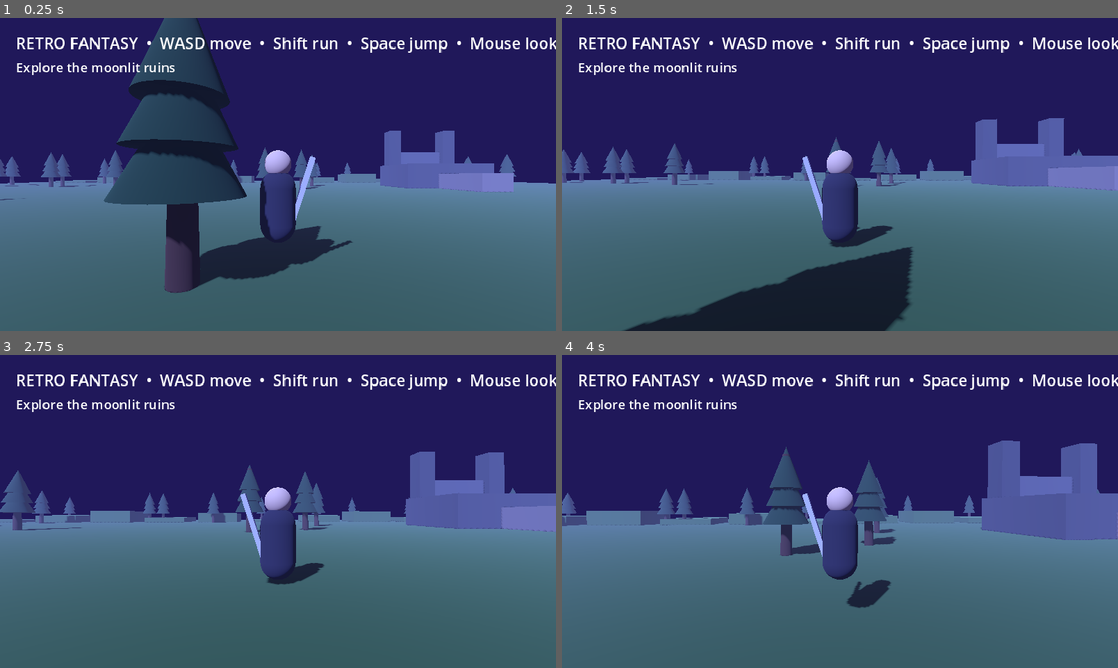
Above: before the commit, frames 1-4 (two rows, left to right).
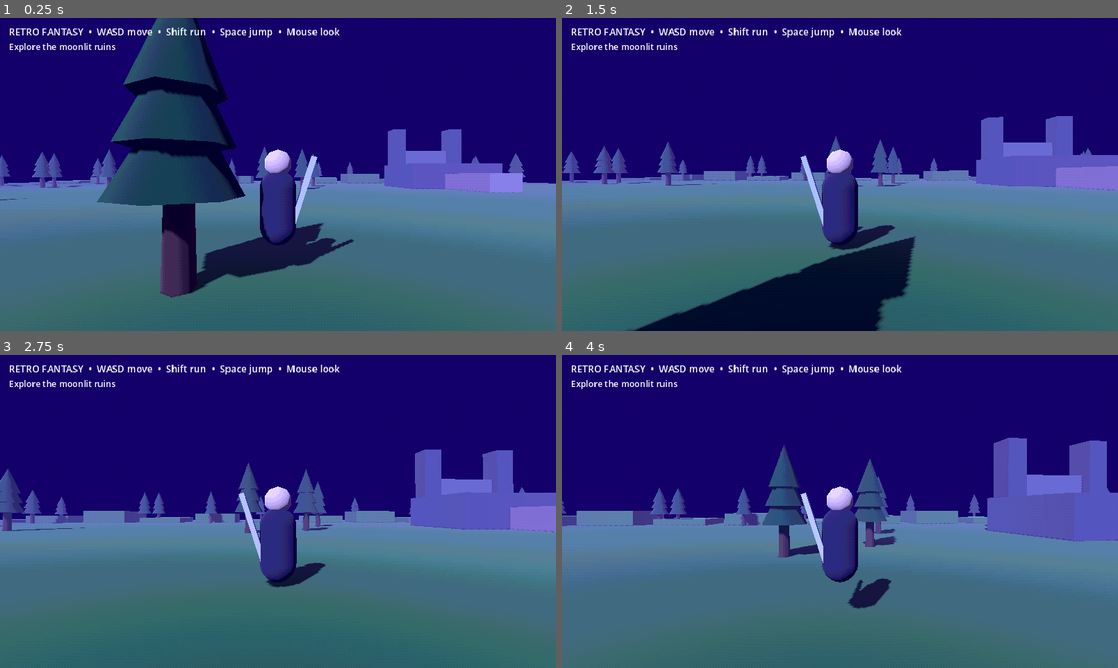
Above: after the commit, the same moments.

Repository: jasonjllind-cpu/aispel
Game: Godot game, scene res://main.tscn
Same seed, same stepped clock (60 frames per second), same inputs: the game is played once before the commit and once after it.
Inputs (mouse positions are in pixels of both pictures, inside the frame that each line leads up to):
- Up to frame 1 (0.25 s): no input
- Up to frame 2 (1.5 s): move the mouse to (867, 174) at 0.52 s; hold W (move_forward) from 0.53 s (still down); tap Space (jump) at 0.6, 0.77, 1.07 s; move the mouse to (812, 174) at 1.27 s; tap Shift (sprint) at 1.35 s
- Up to frame 3 (2.75 s): keep holding W (move_forward); tap Space (jump) at 1.52, 1.55, 1.82, 2.1 s; move the mouse to (289, 505) at 2.02 s
- Up to frame 4 (4 s): keep holding W (move_forward); move the mouse to (834, 517) at 2.77 s; tap Shift (sprint) at 2.85 s; tap Space (jump) at 3.02, 3.05, 3.32, 3.6, 3.77 s; move the mouse to (878, 514) at 3.52 s

The runs differ from the first frame. In frame 1, 13% of the frame differs, in the area x 0-100%, y 0-90%; in frame 2, 16%, in the area x 0-100%, y 0-100%; in frame 3, 13%; in frame 4, 14%.

Commit message:
0.02 apply retro palette lighting low-poly styling and post-process

Diff:
--- a/scripts/world.gd
+++ b/scripts/world.gd
@@ -1,6 +1,7 @@
 extends Node3D
 
 const PLAYER_SCRIPT := preload("res://scripts/player.gd")
+const RETRO_SHADER := preload("res://shaders/retro_post.gdshader")
 
 func _ready() -> void:
 	_build_environment()
@@ -8,29 +9,37 @@
 	_build_ruin()
 	_build_forest()
 	_spawn_player()
+	_build_retro_postprocess()
 	_build_hud()
 
 func _build_environment() -> void:
 	var world_env := WorldEnvironment.new()
 	var env := Environment.new()
 	env.background_mode = Environment.BG_COLOR
-	env.background_color = Color("20185a")
+	env.background_color = Color("24106d")
 	env.ambient_light_source = Environment.AMBIENT_SOURCE_COLOR
-	env.ambient_light_color = Color("6559b8")
-	env.ambient_light_energy = 0.75
+	env.ambient_light_color = Color("6859c9")
+	env.ambient_light_energy = 0.82
 	env.fog_enabled = true
-	env.fog_light_color = Color("5860a8")
-	env.fog_density = 0.012
-	env.fog_sky_affect = 0.75
+	env.fog_light_color = Color("6158a8")
+	env.fog_density = 0.018
+	env.fog_sky_affect = 0.9
 	world_env.environment = env
 	add_child(world_env)
 
 	var moon := DirectionalLight3D.new()
-	moon.rotation_degrees = Vector3(-42, -35, 0)
-	moon.light_color = Color("a9b8ff")
-	moon.light_energy = 1.35
+	moon.rotation_degrees = Vector3(-38, -32, 0)
+	moon.light_color = Color("c3ceff")
+	moon.light_energy = 1.45
 	moon.shadow_enabled = true
 	add_child(moon)
+
+	var fill := DirectionalLight3D.new()
+	fill.rotation_degrees = Vector3(-18, 140, 0)
+	fill.light_color = Color("6144b5")
+	fill.light_energy = 0.28
+	fill.shadow_enabled = false
+	add_child(fill)
 
 func _mat(color: Color, rough := 1.0) -> StandardMaterial3D:
 	var m := StandardMaterial3D.new()
@@ -56,12 +65,12 @@
 	return body
 
 func _build_ground() -> void:
-	_add_static_box(self, Vector3(0, -1, 0), Vector3(140, 2, 140), Color("31572c"))
+	_add_static_box(self, Vector3(0, -1, 0), Vector3(140, 2, 140), Color("315d2f"))
 	for i in range(22):
 		var x := -55.0 + float(i % 11) * 11.0
 		var z := -48.0 + float(i / 11) * 95.0
 		var h := 1.0 + float((i * 7) % 5) * 0.6
-		_add_static_box(self, Vector3(x, h * 0.25 - 0.2, z), Vector3(8, h, 8), Color("3d6b32"))
+		_add_static_box(self, Vector3(x, h * 0.25 - 0.2, z), Vector3(8, h, 8), Color("44733a"))
 
 func _build_forest() -> void:
 	var rng := RandomNumberGenerator.new()
@@ -74,32 +83,36 @@
 		tree.position = p
 		var trunk := MeshInstance3D.new()
 		var cyl := CylinderMesh.new()
+		cyl.radial_segments = 6
+		cyl.rings = 1
 		cyl.top_radius = 0.22
 		cyl.bottom_radius = 0.34
 		cyl.height = rng.randf_range(3.2, 5.8)
 		trunk.mesh = cyl
 		trunk.position.y = cyl.height * 0.5
-		trunk.material_override = _mat(Color("3a251c"))
+		trunk.material_override = _mat(Color("3b271d"))
 		tree.add_child(trunk)
 		for j in range(3):
 			var crown := MeshInstance3D.new()
 			var cone := CylinderMesh.new()
+			cone.radial_segments = 7
+			cone.rings = 1
 			cone.top_radius = 0.0
 			cone.bottom_radius = 1.3 - j * 0.18
 			cone.height = 2.4
 			crown.mesh = cone
 			crown.position.y = 3.0 + j * 1.0
-			crown.material_override = _mat(Color("14351f"))
+			crown.material_override = _mat(Color("153a22"))
 			tree.add_child(crown)
 		add_child(tree)
 
 func _build_ruin() -> void:
 	var base := Vector3(28, 0, -25)
-	_add_static_box(self, base + Vector3(0, 2, 0), Vector3(14, 4, 10), Color("3e4148"))
-	_add_static_box(self, base + Vector3(0, 5.2, -4.2), Vector3(10, 3, 1.6), Color("4c5057"))
-	_add_static_box(self, base + Vector3(-5.2, 7.2, -3.7), Vector3(2.3, 7, 2.3), Color("343840"))
-	_add_static_box(self, base + Vector3(5.2, 7.2, -3.7), Vector3(2.3, 7, 2.3), Color("343840"))
-	_add_static_box(self, base + Vector3(0, 1.2, 7), Vector3(4, 2.4, 12), Color("77736d"))
+	_add_static_box(self, base + Vector3(0, 2, 0), Vector3(14, 4, 10), Color("424452"))
+	_add_static_box(self, base + Vector3(0, 5.2, -4.2), Vector3(10, 3, 1.6), Color("555667"))
+	_add_static_box(self, base + Vector3(-5.2, 7.2, -3.7), Vector3(2.3, 7, 2.3), Color("383a47"))
+	_add_static_box(self, base + Vector3(5.2, 7.2, -3.7), Vector3(2.3, 7, 2.3), Color("383a47"))
+	_add_static_box(self, base + Vector3(0, 1.2, 7), Vector3(4, 2.4, 12), Color("807b75"))
 
 func _spawn_player() -> void:
 	var player := CharacterBody3D.new()
@@ -120,14 +133,18 @@
 	player.add_child(visual)
 	var body_mesh := MeshInstance3D.new()
 	var body_shape := CapsuleMesh.new()
+	body_shape.radial_segments = 8
+	body_shape.rings = 4
 	body_shape.radius = 0.42
 	body_shape.height = 1.7
 	body_mesh.mesh = body_shape
 	body_mesh.position.y = 0.9
-	body_mesh.material_override = _mat(Color("262637"))
+	body_mesh.material_override = _mat(Color("272538"))
 	visual.add_child(body_mesh)
 	var head := MeshInstance3D.new()
 	var head_shape := SphereMesh.new()
+	head_shape.radial_segments = 8
+	head_shape.rings = 4
 	head_shape.radius = 0.32
 	head_shape.height = 0.64
 	head.mesh = head_shape
@@ -155,20 +172,33 @@
 	var cam := Camera3D.new()
 	cam.name = "Camera3D"
 	cam.current = true
-	cam.fov = 68
+	cam.fov = 66
 	arm.add_child(cam)
 	add_child(player)
 
+func _build_retro_postprocess() -> void:
+	var layer := CanvasLayer.new()
+	layer.layer = 50
+	var rect := ColorRect.new()
+	rect.set_anchors_and_offsets_preset(Control.PRESET_FULL_RECT)
+	rect.mouse_filter = Control.MOUSE_FILTER_IGNORE
+	var material := ShaderMaterial.new()
+	material.shader = RETRO_SHADER
+	rect.material = material
+	layer.add_child(rect)
+	add_child(layer)
+
 func _build_hud() -> void:
 	var layer := CanvasLayer.new()
+	layer.layer = 100
 	var label := Label.new()
-	label.text = "RETRO FANTASY  •  WASD move  •  Shift run  •  Space jump  •  Mouse look  •  Esc free mouse"
-	label.position = Vector2(18, 16)
-	label.add_theme_font_size_override("font_size", 18)
+	label.text = "RETRO FANTASY  •  WASD move  •  Shift run  •  Space jump  •  Mouse look"
+	label.position = Vector2(10, 8)
+	label.add_theme_font_size_override("font_size", 11)
 	layer.add_child(label)
 	var objective := Label.new()
 	objective.text = "Explore the moonlit ruins"
-	objective.position = Vector2(18, 46)
-	objective.add_theme_font_size_override("font_size", 15)
+	objective.position = Vector2(10, 26)
+	objective.add_theme_font_size_override("font_size", 10)
 	layer.add_child(objective)
 	add_child(layer)
